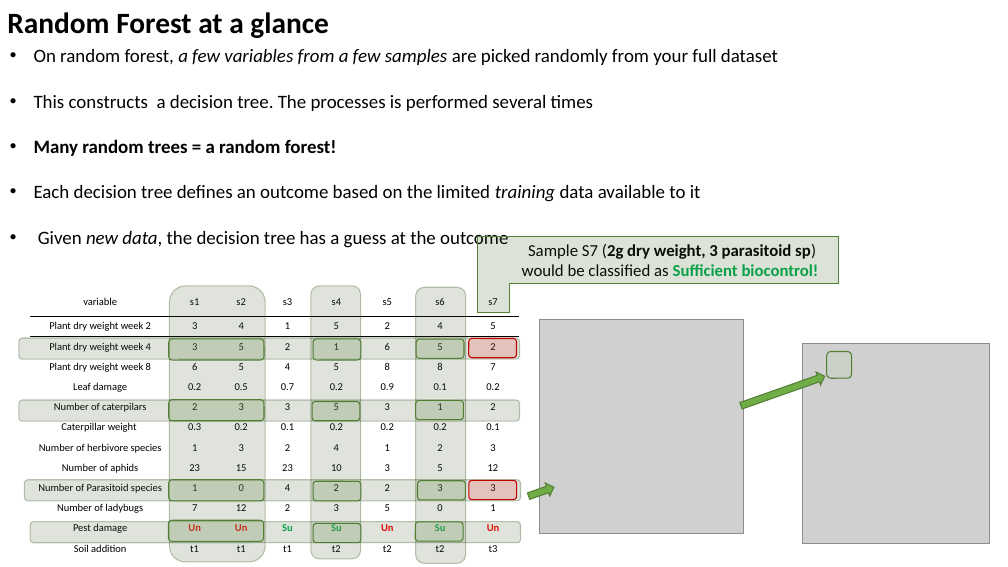
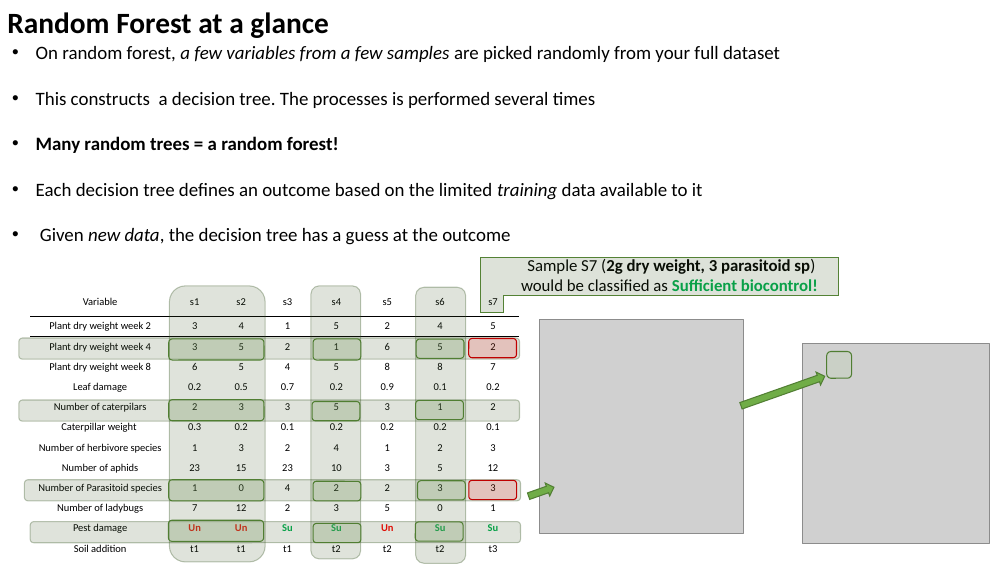
Before and after one commit to PedroBeschoren/RandomForestExample, a slide deck: slide 3 of Docs/RandomForestExample.pptx. Drawn at 1008x567 pixels with LibreOffice and Linux fonts; fonts in the diff are those of the drawing; grey boxes stand for pictures. Boxes give left, top, right and bottom in pixels: in the first picture for what was removed or moved away, otherwise in the second. Text is boxed around its words. In the diff, an @@ line names an element or a change of style, - is before the commit and + after.

```diff
--- a/Docs/RandomForestExample.pptx
+++ b/Docs/RandomForestExample.pptx
@@ text "On random forest, a few ...": place and size @@
-text "On random forest, a few ..." at (34, 49, 778, 249)
+text "On random forest, a few ..." at (36, 46, 780, 245)
@@ text "Sample S7 (2g dry weight, ..." rewrapped from (522, 244, 819, 276) to (521, 259, 818, 296) @@
@@ corner: place and size @@
-corner at (478, 236, 839, 313)
+corner at (481, 257, 838, 312)
@@ corner at (481, 257, 838, 312): proportions changed @@
@@ table at (30, 287, 520, 558) @@
-row 1, column 1: variable
+row 1, column 1: Variable
-row 12, column 8: Un
+row 12, column 8: Su
```
Also in this commit, not shown: 11 other slides changed.
